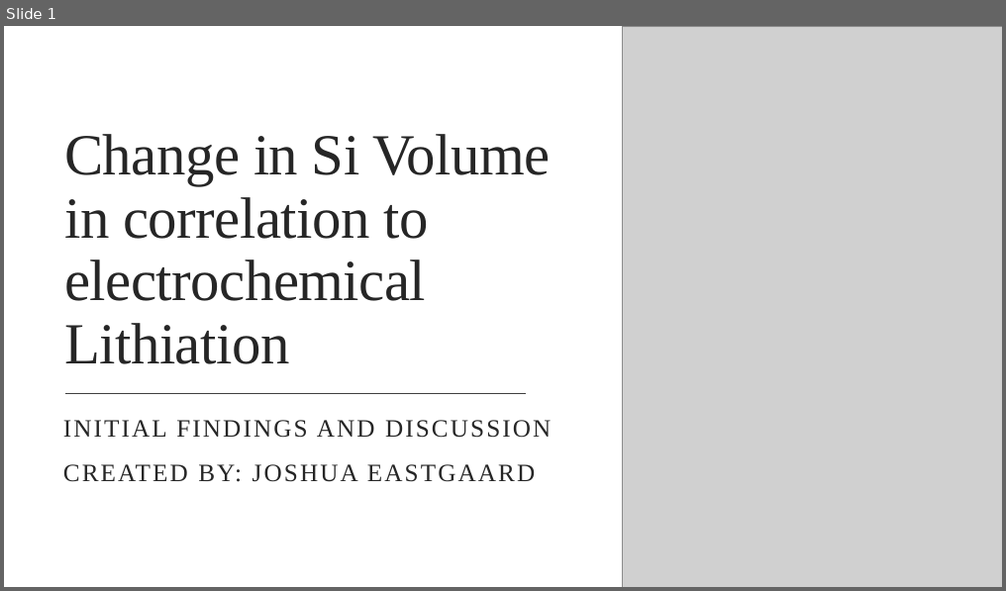
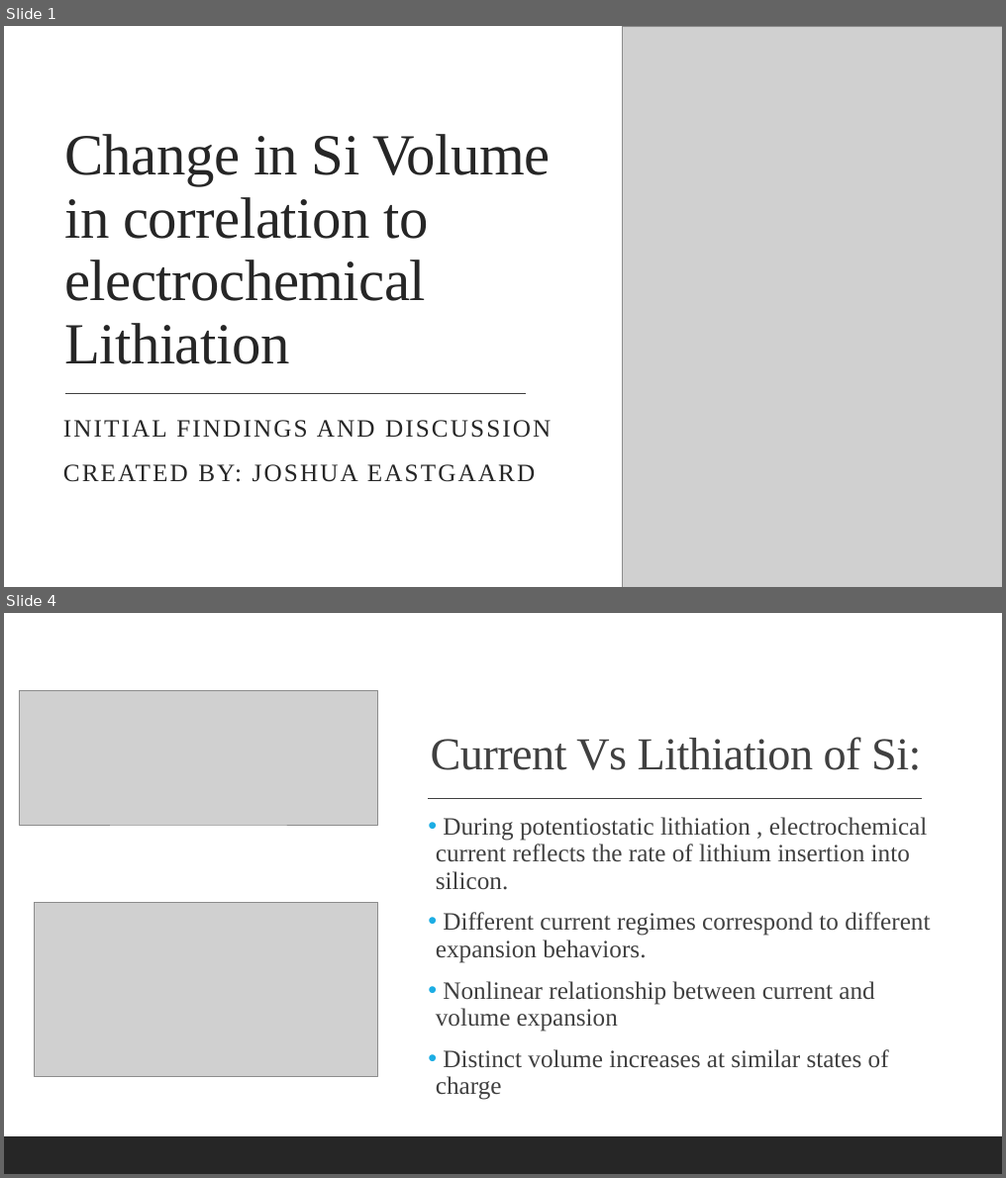
Before and after one commit to jeastgaard1/Battery-Modelling, a slide deck: Si VS Lithiation Thickness.pptx. Shown one above the other, each under a label of ours: slide 1 before the commit, slides 1 and 4 after it; the slides between them are not shown. The pictures are 1006x591 and 1006x1178 pixels, drawn with LibreOffice and Linux fonts; fonts in the diff are those of the drawing; grey boxes stand for pictures. Boxes give left, top, right and bottom in pixels: in the first picture for what was removed or moved away, otherwise in the second. Text is boxed around its words. In the diff, an @@ line names an element or a change of style, - is before the commit and + after.

```diff
--- a/Si VS Lithiation Thickness.pptx
+++ b/Si VS Lithiation Thickness.pptx
@@ slide 4 added at [4,613,1002,1174], background #FFFFFF @@
@@ rectangle added at [4,613,1002,1174], fill #FFFFFF @@
@@ picture added at [19,690,378,825] @@
@@ title added at [431,737,921,770], 44 pt, text #404040 @@
+Current Vs Lithiation of Si:
@@ line added from (429, 799) to (923, 799), #404040 1 pt @@
@@ text added at [436,817,930,1100], 24 pt, text #404040 @@
+• During potentiostatic lithiation , electrochemical current reflects the rate of lithium insertion into silicon.
+• Different current regimes correspond to different expansion behaviors.
+• Nonlinear relationship between current and volume expansion
+• Distinct volume increases at similar states of charge
@@ picture added at [34,902,377,1076] @@
@@ rectangle added at [4,1137,1002,1174], fill #262626 @@
```
Also in this commit, not shown: 2 other slides added, 1 slide removed.
